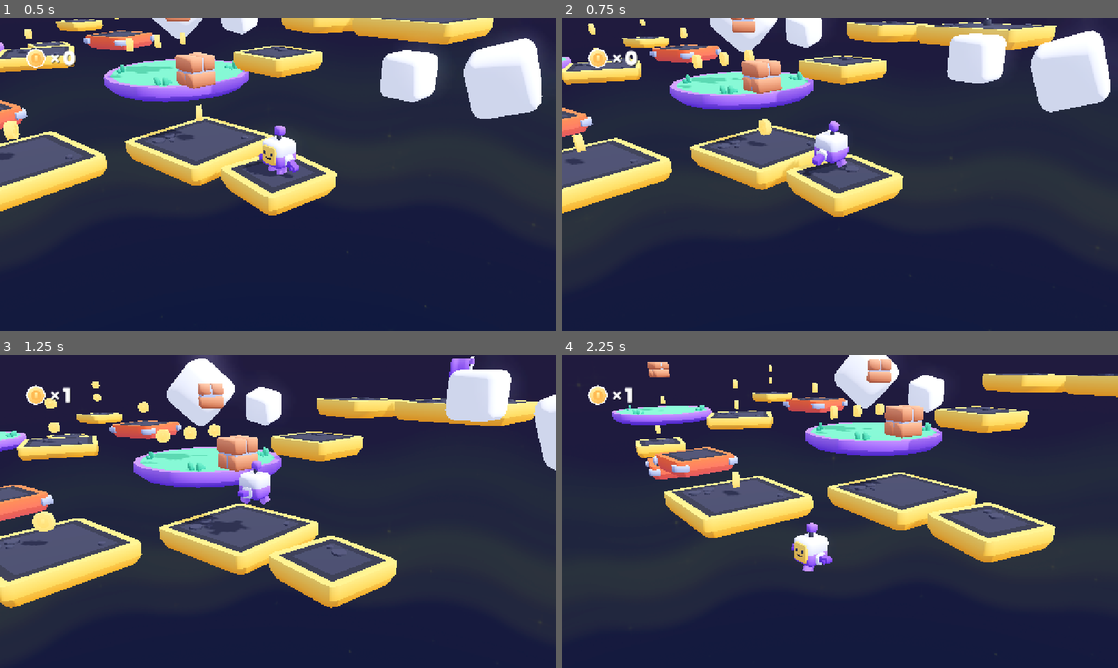
Above: before the commit, frames 1-4 (two rows, left to right).
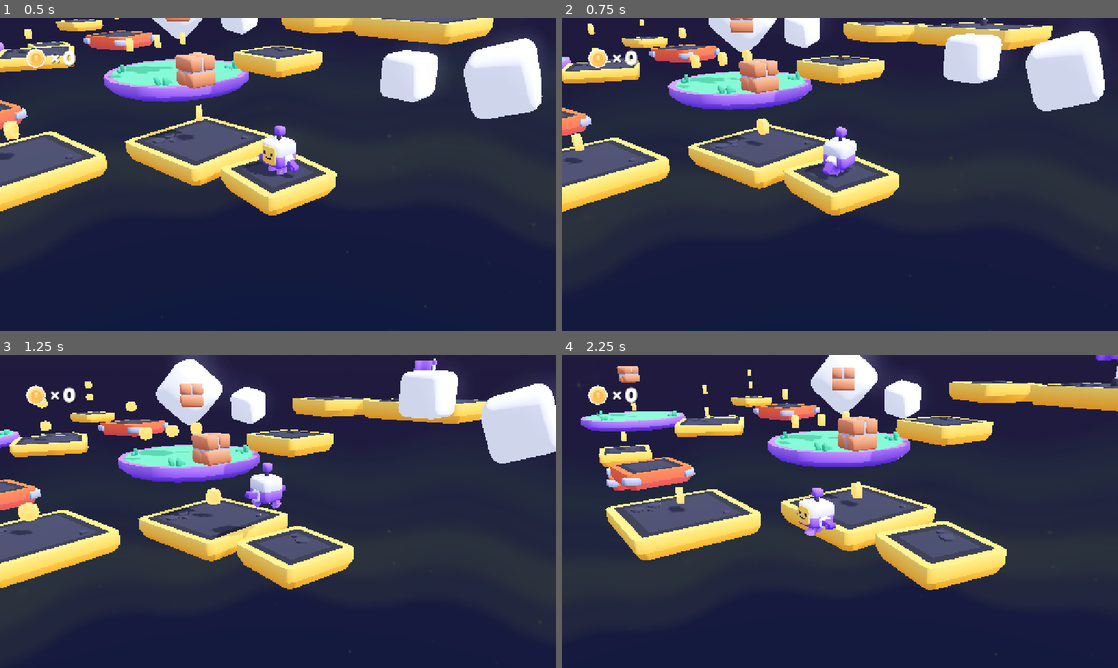
Above: after the commit, the same moments.

Repository: ManOfDuck/GameU-3d-platformer
Game: Godot game, scene res://scenes/main.tscn
The game is run twice, just before and just after one commit, with the same random seed, the same clock (stepped at 60 frames per second) and the same inputs.
Inputs (mouse positions are in pixels of both pictures, inside the frame that each line leads up to):
- Up to frame 1 (0.5 s): no input
- Up to frame 2 (0.75 s): tap Enter (ui_accept) at 0.5 s; move the mouse to (962, 158) at 0.52 s; hold D (move_right) from 0.53 s (still down); tap K (camera_down) at 0.6 s; click (962, 158) at 0.67 s
- Up to frame 3 (1.25 s): keep holding D (move_right); tap Space (jump) at 0.77 s
- Up to frame 4 (2.25 s): move the mouse to (812, 511) at 1.27 s; release D (move_right) at 1.28 s; hold W (move_forward) from 1.28 s (still down); tap J (camera_left) at 1.35 s; tap Space (jump) at 1.52 s; move the mouse to (851, 505) at 2.02 s; tap L (camera_right) at 2.1 s

Frame 1 is identical in both runs. In frame 2, 4.6% of the frame differs, in the area x 0-99%, y 0-64%; in frame 3, 27%; in frame 4, 34%, in the area x 3-100%, y 0-76%.

Commit message:
accel changes

Diff:
--- a/scenes/demo.tscn
+++ b/scenes/demo.tscn
@@ -23,13 +23,18 @@
 environment = SubResource("Environment_vephn")
 
 [node name="Player" parent="." instance=ExtResource("1_tqfh0")]
-accel_time_seconds = 5
+accel_force = 30.0
 jump_strength = 10
 
 [node name="CSGBox3D" type="CSGBox3D" parent="."]
 transform = Transform3D(1, 0, 0, 0, 1, 0, 0, 0, 1, 0.25463867, -7.115143, 0.8270111)
 use_collision = true
 size = Vector3(4.112793, 15.230286, 6.0207214)
+
+[node name="CSGBox3D3" type="CSGBox3D" parent="."]
+transform = Transform3D(1, 0, 0, 0, 1, 0, 0, 0, 1, -65.36017, -7.709854, -0.42751265)
+use_collision = true
+size = Vector3(134.86786, 15.230286, 3.2012787)
 
 [node name="CSGBox3D2" type="CSGBox3D" parent="."]
 transform = Transform3D(1, 0, 0, 0, 1, 0, 0, 0, 1, 0.25463867, -7.115143, 10.435916)
--- a/scripts/player.gd
+++ b/scripts/player.gd
@@ -3,8 +3,10 @@
 signal coin_collected
 
 
-@export var movement_speed = 250
-@export var accel_time_seconds = 1
+@export var movement_speed = 5
+@export var accel_time= 1.0
+@export var accel_force = 4.0
+
 @export var jump_strength = 7
 @export var jump_count = 2
 
@@ -82,15 +84,17 @@
 	input = input.normalized()
 
 	# Calculate how fast we want to be going
-	target_movement_velocity = input * movement_speed * delta
+	target_movement_velocity = input * movement_speed
 
 	print(velocity.x)
 	if velocity.x == target_movement_velocity.x and target_movement_velocity.x != 0:
 		print("AHAHAH")
 
 	# Accelarate towards that value
-	velocity.x = lerp(velocity.x, target_movement_velocity.x, 10/accel_time_seconds * delta)
-	velocity.z = lerp(velocity.z, target_movement_velocity.z, 10/accel_time_seconds * delta)
+	#velocity.x = lerp(velocity.x, target_movement_velocity.x, 10.0/accel_time * delta)
+	#velocity.z = lerp(velocity.z, target_movement_velocity.z, 10.0/accel_time * delta)
+	velocity.x = move_toward(velocity.x, target_movement_velocity.x, accel_force * delta)
+	velocity.z = move_toward(velocity.z, target_movement_velocity.z, accel_force * delta)
 
 
 # Handle animation(s)
@@ -100,7 +104,7 @@
 
 	if is_on_floor():
 		var horizontal_velocity = Vector2(velocity.x, velocity.z)
-		var speed_factor = horizontal_velocity.length() / movement_speed / delta
+		var speed_factor = horizontal_velocity.length() / movement_speed
 		if speed_factor > 0.05:
 			if animation.current_animation != "walk":
 				animation.play("walk", 0.1)
